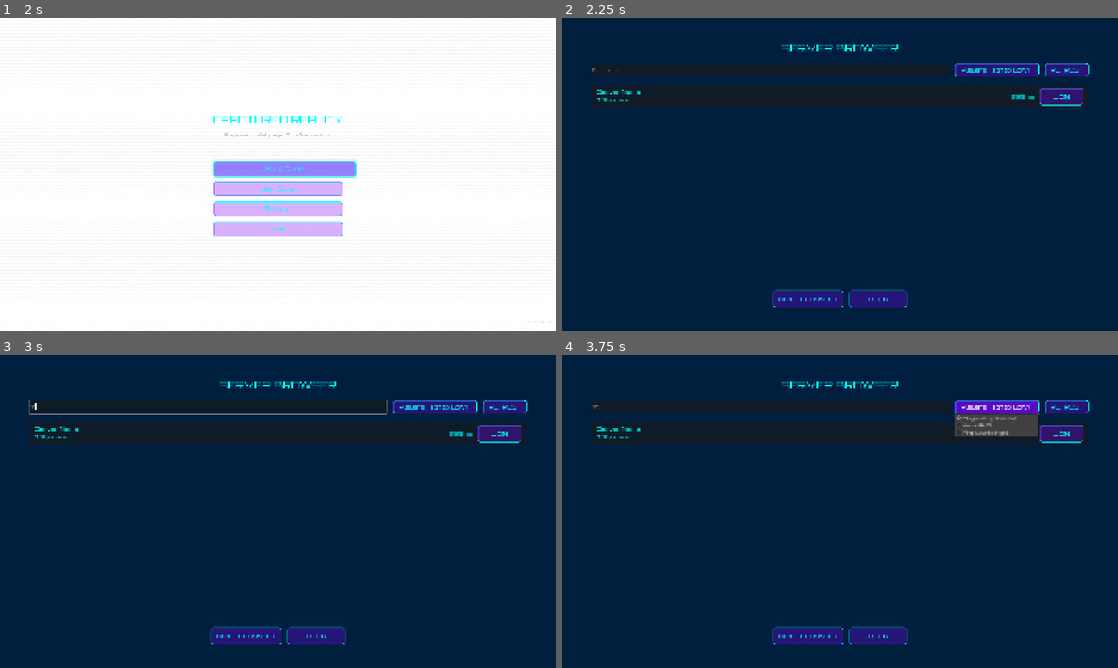
Above: before the commit, frames 1-4 (two rows, left to right).
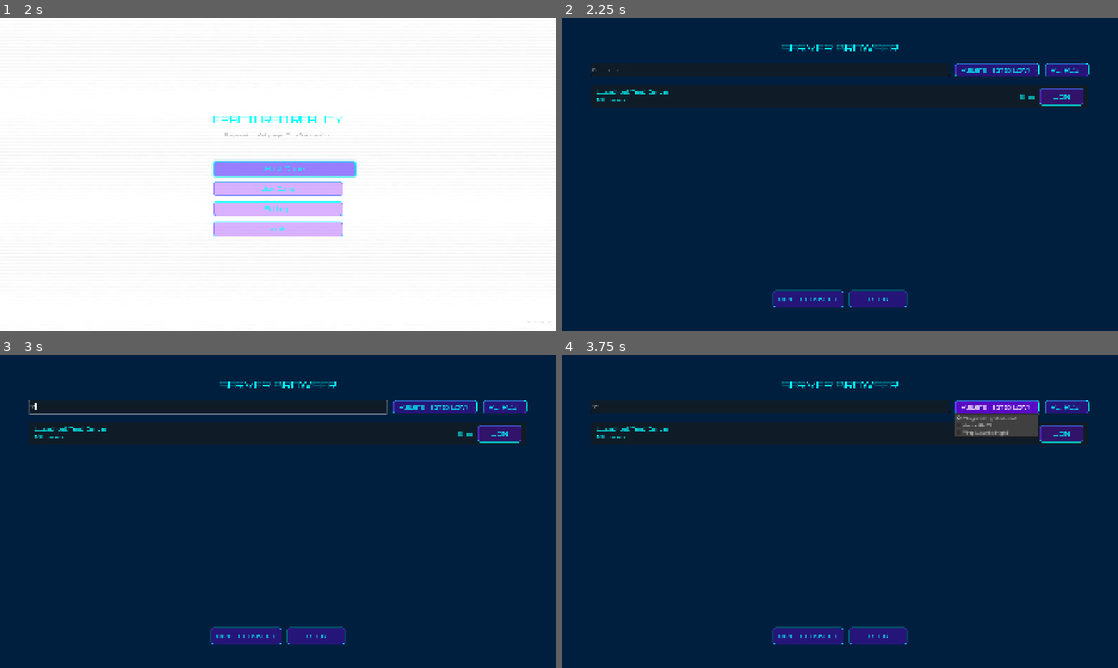
Above: after the commit, the same moments.

Repository: Fallrod2/Fractured-Reality
Game: Godot game, scene res://scenes/ui/main_menu.tscn
The game is run twice, just before and just after one commit, with the same random seed, the same clock (stepped at 60 frames per second) and the same inputs.
Inputs (mouse positions are in pixels of both pictures, inside the frame that each line leads up to):
- Up to frame 1 (2 s): move the mouse to (400, 158) at 0.52 s; hold D (move_right) 0.53-1.25 s; tap W (move_up) at 0.77 s; click "Host Game" at 1.25 s
- Up to frame 2 (2.25 s): click "Join Game" at 2 s
- Up to frame 3 (3 s): click (205, 408) at 2.77 s; type "12" at 2.85 s
- Up to frame 4 (3.75 s): click "Players (High to Low)" at 3.5 s

Frame 1 is identical in both runs. In frame 2, 0.2% of the frame differs, in the area x 6-85%, y 22-28%; in frame 3, 0.2%; in frame 4, 0.1%.
Error before the commit: Invalid assignment of property or key 'text' with value of type 'String' on a base object of type 'Nil'. (res://scripts/ui/server_entry.gd:19)

Commit message:
[Fix] Handle server entry setup before _ready() is called
Fixed timing issue where setup() was called before @onready variables were initialized.

**Problem:**
When server_browser instantiates server_entry and immediately calls setup(),
the @onready variables are still null because _ready() hasn't been called yet.
This caused 'Invalid assignment on Nil' errors.

**Solution:**
- Added is_ready flag to track when _ready() has been called
- Store server_data when setup() is called
- Apply data in _ready() if it was set before nodes were ready
- If setup() is called after _ready(), apply data immediately
- Created _apply_data() helper method to handle UI updates

**Flow:**
1. server_entry instantiated → _ready() called → is_ready = true
2. setup() called → data stored → _apply_data() updates UI
OR
1. setup() called → data stored (nodes not ready yet)
2. _ready() called → is_ready = true → _apply_data() updates UI

scripts/ui/server_entry.gd:13-47 - Refactored setup/ready logic

🤖 Generated with [Claude Code](https://claude.com/claude-code)

Co-Authored-By: Claude <noreply@anthropic.com>

Diff:
--- a/scripts/ui/server_entry.gd
+++ b/scripts/ui/server_entry.gd
@@ -10,27 +10,42 @@
 signal join_requested
 
 var server_data: Dictionary = {}
+var is_ready := false
 
 
 func setup(data: Dictionary) -> void:
 	"""Setup the server entry with data."""
 	server_data = data
 
-	server_name_label.text = data.get("name", "Unknown Server")
-	players_label.text = "%d/%d players" % [data.get("players", 0), data.get("max_players", 5)]
-	ping_label.text = "%d ms" % data.get("ping", 999)
+	# If nodes are ready, apply data immediately
+	if is_ready:
+		_apply_data()
+
+
+func _ready() -> void:
+	is_ready = true
+
+	# Connect join button
+	if join_button:
+		join_button.pressed.connect(_on_join_pressed)
+
+	# Apply data if it was set before _ready
+	if not server_data.is_empty():
+		_apply_data()
+
+
+func _apply_data() -> void:
+	"""Apply server data to UI elements."""
+	server_name_label.text = server_data.get("name", "Unknown Server")
+	players_label.text = "%d/%d players" % [server_data.get("players", 0), server_data.get("max_players", 5)]
+	ping_label.text = "%d ms" % server_data.get("ping", 999)
 
 	# Disable join button if server is full
-	var is_full: bool = data.get("players", 0) >= data.get("max_players", 5)
+	var is_full: bool = server_data.get("players", 0) >= server_data.get("max_players", 5)
 	join_button.disabled = is_full
 	if is_full:
 		join_button.text = "FULL"
 
 
-func _ready() -> void:
-	if join_button:
-		join_button.pressed.connect(_on_join_pressed)
-
-
 func _on_join_pressed() -> void:
 	join_requested.emit()
